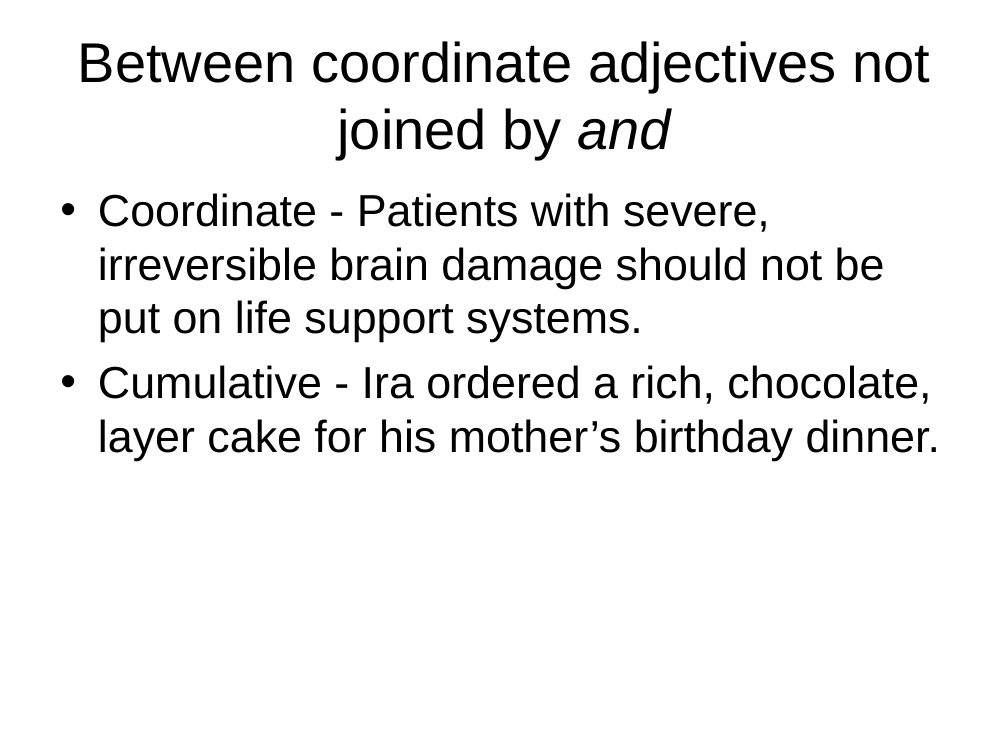
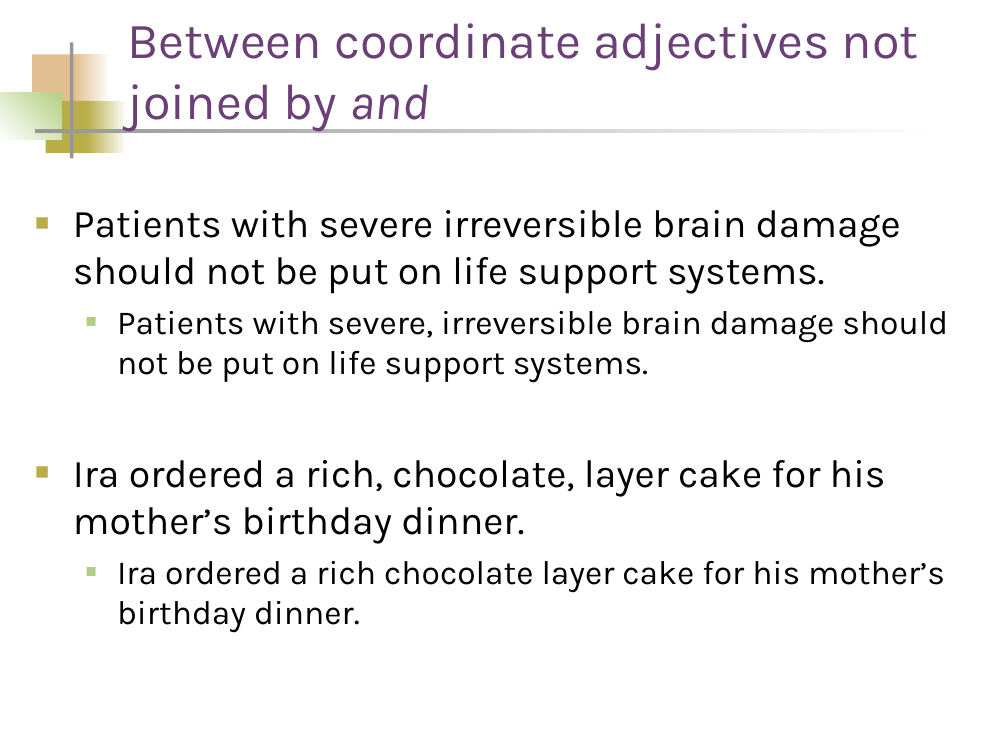
Before and after one commit to palmerc/lab, a slide deck: slide 6 of classes/engl4190/commas_and_end_punctuation.ppt (slide 7 before the commit). Drawn at 1008x756 pixels with LibreOffice and Linux fonts; fonts in the diff are those of the drawing. Boxes give left, top, right and bottom in pixels: in the first picture for what was removed or moved away, otherwise in the second. Text is boxed around its words. In the diff, an @@ line names an element or a change of style, - is before the commit and + after.

Commit message:
latest

```diff
--- a/classes/engl4190/commas_and_end_punctuation.ppt
+++ b/classes/engl4190/commas_and_end_punctuation.ppt
@@ title "Between coordinate adjectives not joined ...": place and size @@
-title "Between coordinate adjectives not joined ..." at box(78, 41, 930, 159)
+title "Between coordinate adjectives not joined ..." at box(128, 23, 919, 131)
@@ title "Between coordinate adjectives not joined ..." at box(128, 23, 919, 131): size 40 to 36 pt, font Arial to Karla, text colour #000000 to #6A4076; alignment centre to left; vertical alignment middle to bottom @@
@@ rectangle added at box(32, 54, 81, 107), fill #E1BF91 @@
@@ rectangle added at box(70, 42, 73, 158), fill #969696 @@
@@ rectangle added at box(75, 54, 111, 107), fill gradient #FFFFFF to #E1BF91 @@
@@ rectangle added at box(0, 93, 61, 139), fill gradient #B3CE82 to #FFFFFF @@
@@ rectangle added at box(45, 101, 92, 153), fill #B8AD48 @@
@@ rectangle added at box(87, 101, 127, 153), fill gradient #FFFFFF to #B8AD48 @@
@@ rectangle added at box(35, 129, 942, 132), fill gradient #FFFFFF to #969696 @@
@@ text at box(73, 210, 948, 633): text changed; size 32 to 28 pt; font Arial to Karla @@
-• Coordinate - Patients with severe, irreversible brain damage should not be put on life support systems.
-• Cumulative - Ira ordered a rich, chocolate, layer cake for his mother’s birthday dinner.
+■ Patients with severe irreversible brain damage should not be put on life support systems.
+  ■ Patients with severe, irreversible brain damage should not be put on life support systems.
+■ Ira ordered a rich, chocolate, layer cake for his mother’s birthday dinner.
+  ■ Ira ordered a rich chocolate layer cake for his mother’s birthday dinner.
```
Also in this commit, not shown: 17 other slides changed, 2 slides added, 4 slides removed.
